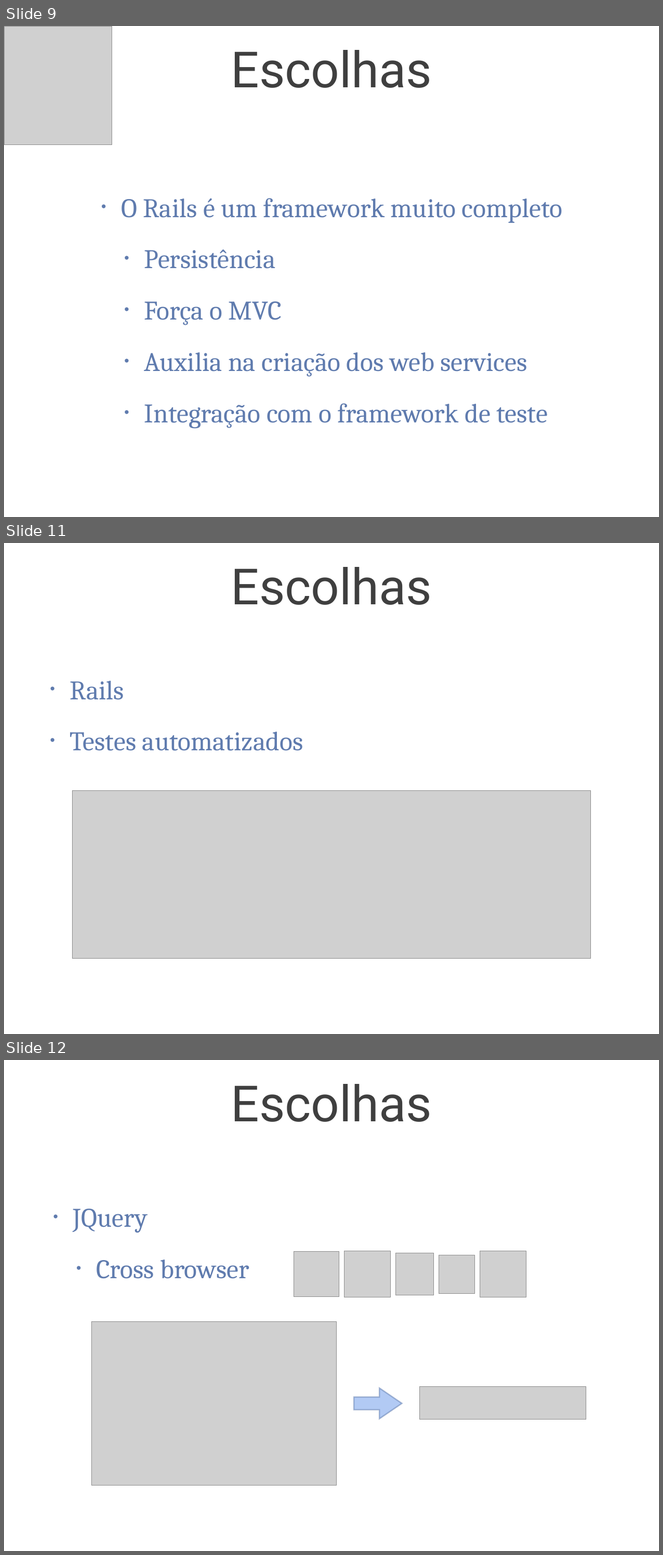
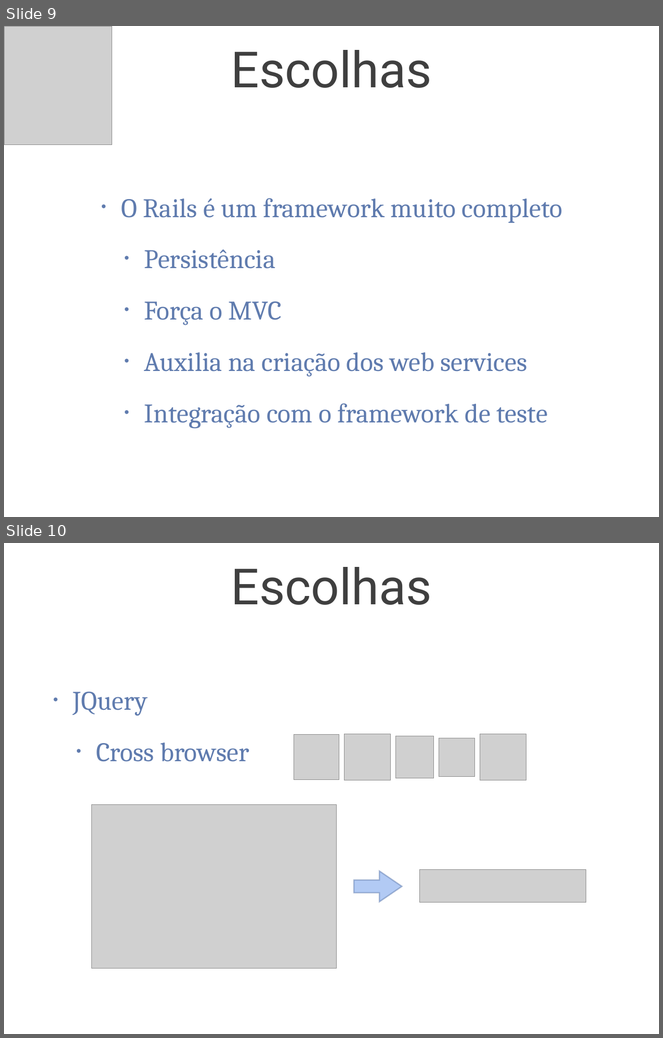
Before and after one commit to tulios/projetofinal-roteiros, a slide deck: apresentacao/apresentacao.ppt. Shown one above the other, each under a label of ours: slides 9, 11 and 12 before the commit, slides 9 and 10 after it; the slides between them are not shown. The pictures are 663x1555 and 663x1038 pixels, drawn with LibreOffice and Linux fonts; fonts in the diff are those of the drawing; grey boxes stand for pictures; background and template pictures are left out. Boxes give left, top, right and bottom in pixels: in the first picture for what was removed or moved away, otherwise in the second. Text is boxed around its words. In the diff, an @@ line names an element or a change of style, - is before the commit and + after.

```diff
--- a/apresentacao/apresentacao.ppt
+++ b/apresentacao/apresentacao.ppt
@@ slide 11 removed at (x1=4, y1=543, x2=659, y2=1034), background picture (left out) @@
@@ title removed at (x1=231, y1=567, x2=432, y2=605) @@
-Escolhas
@@ text removed at (x1=70, y1=681, x2=304, y2=751) @@
-• Rails
-• Testes automatizados
@@ picture removed at (x1=73, y1=791, x2=591, y2=959) @@
@@ what was slide 12 is now slide 10 @@
```
Also in this commit, not shown: 4 slides changed, 3 other slides removed, 2 other files.
